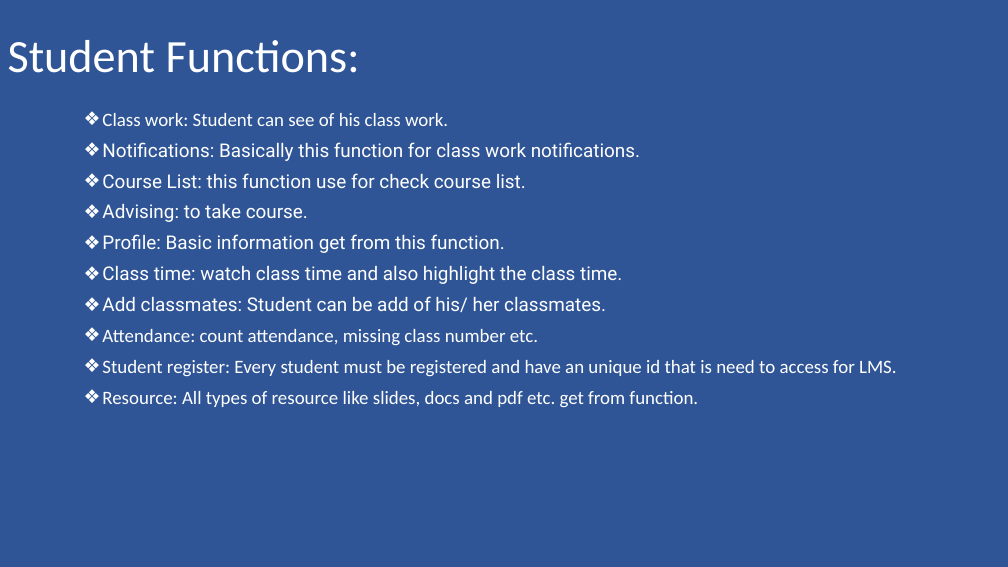
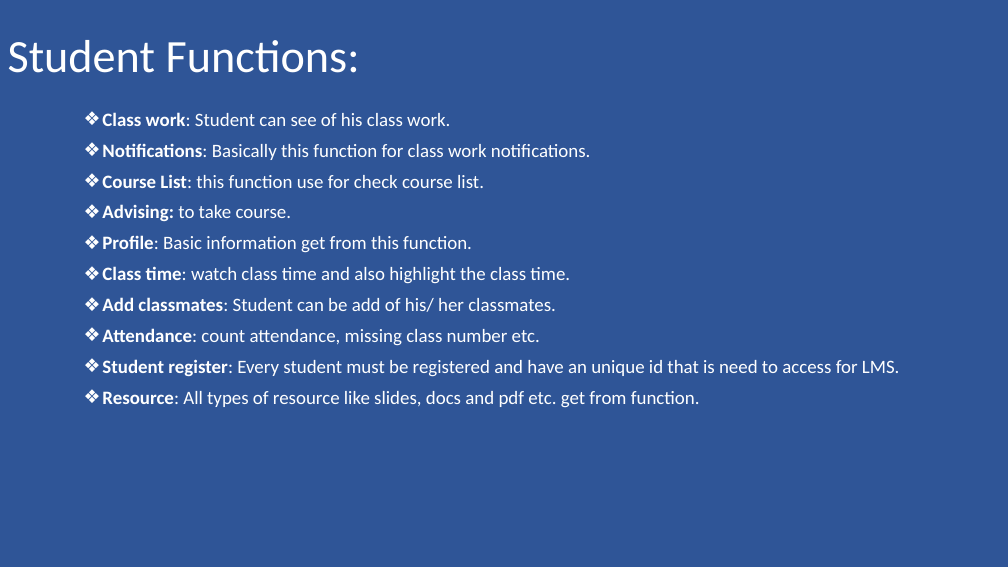
Before and after one commit to maruf1020/CSE499SU20Group1SAA3NSU, a slide deck: slide 7 of Documention/Group project proposal/Presentation.pptx. Drawn at 1008x567 pixels with LibreOffice and Linux fonts; fonts in the diff are those of the drawing. Boxes give left, top, right and bottom in pixels: in the first picture for what was removed or moved away, otherwise in the second. Text is boxed around its words. In the diff, an @@ line names an element or a change of style, - is before the commit and + after.

```diff
--- a/Documention/Group project proposal/Presentation.pptx
+++ b/Documention/Group project proposal/Presentation.pptx
@@ text "Class work: Student can see ..." at box(102, 112, 899, 407): bold on in "Class work:", "Notifications:", "Course List:", "Advising:" and 6 more places; font Roboto to Calibri in "Notifications: Basically this function for class work ...", "Course List: this function use for check ...", "Advising: to take course.", "Profile: Basic information get from this function." and 2 more places @@
```
Also in this commit, not shown: 3 other slides changed, 1 other file.
